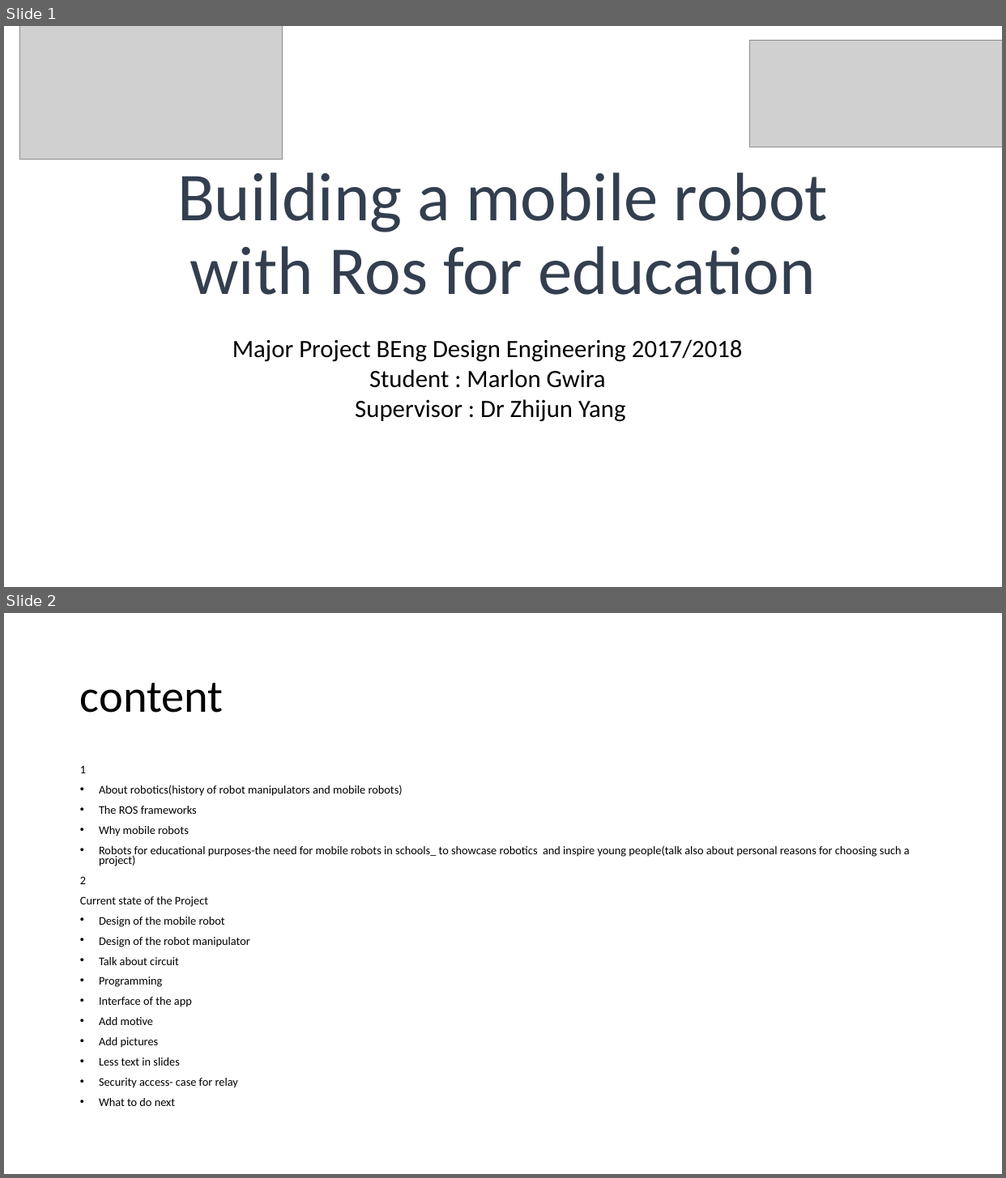
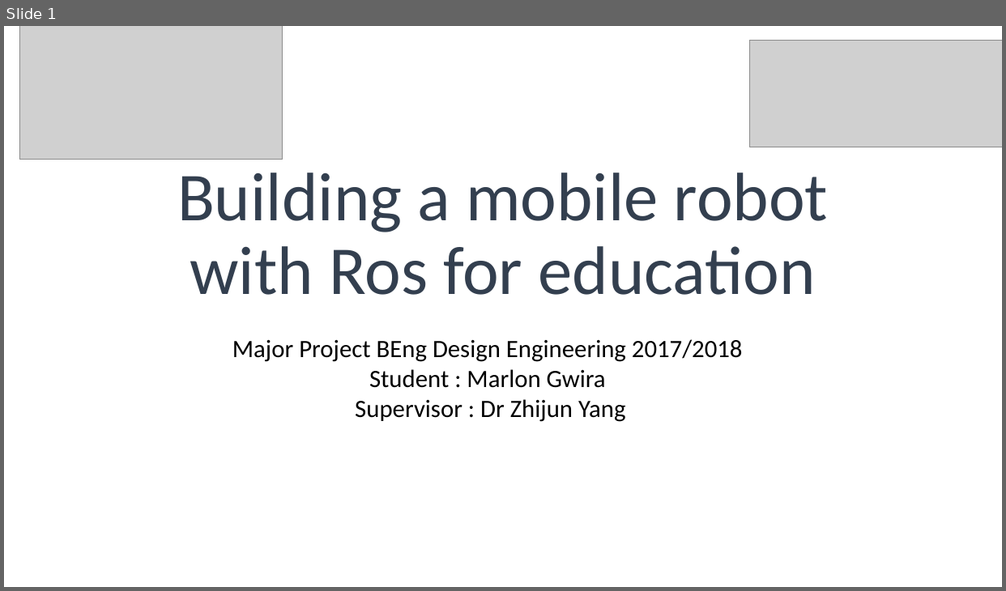
Before and after one commit to MarlonG21/MobileRobotRos_finalYearProject, a slide deck: MajorProject/majorProjectPresentation.pptx. Shown one above the other, each under a label of ours: slides 1 and 2 before the commit, slide 1 after it. The pictures are 1006x1178 and 1006x591 pixels, drawn with LibreOffice and Linux fonts; fonts in the diff are those of the drawing; grey boxes stand for pictures. Boxes give left, top, right and bottom in pixels: in the first picture for what was removed or moved away, otherwise in the second. Text is boxed around its words. In the diff, an @@ line names an element or a change of style, - is before the commit and + after.

Commit message:
edited presentation and added picture of robot used in worldskills

```diff
--- a/MajorProject/majorProjectPresentation.pptx
+++ b/MajorProject/majorProjectPresentation.pptx
@@ slide 2 removed at (4, 613, 1002, 1174), background #FFFFFF @@
@@ title removed at (80, 683, 224, 713) @@
-content
@@ text removed at (80, 765, 910, 1106) @@
-1
-• About robotics(history of robot manipulators and mobile robots)
-• The ROS frameworks
-• Why mobile robots
-• Robots for educational purposes-the need for mobile robots in schools_ to showcase robotics and inspire young people(talk also about personal reasons for choosing such a project)
-2
-Current state of the Project
-• Design of the mobile robot
-• Design of the robot manipulator
-• Talk about circuit
-• Programming
-• Interface of the app
-• Add motive
-• Add pictures
-• Less text in slides
-• Security access- case for relay
-• What to do next
```
Also in this commit, not shown: 2 slides changed, 2 slides added, 9 other files.
